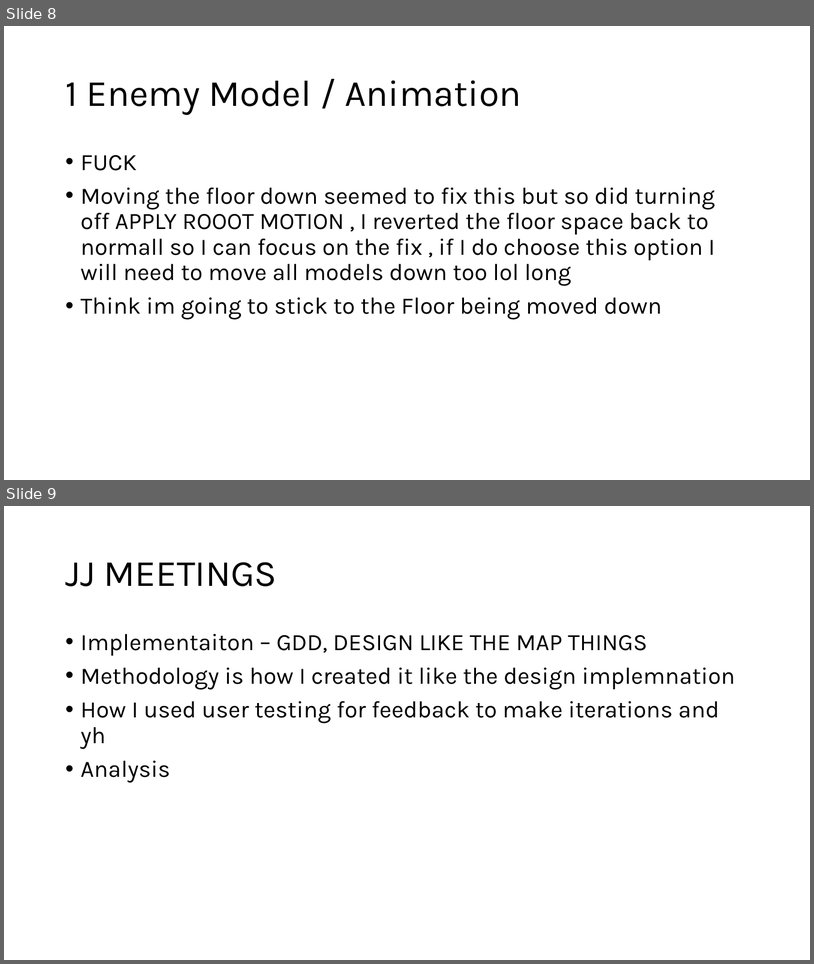
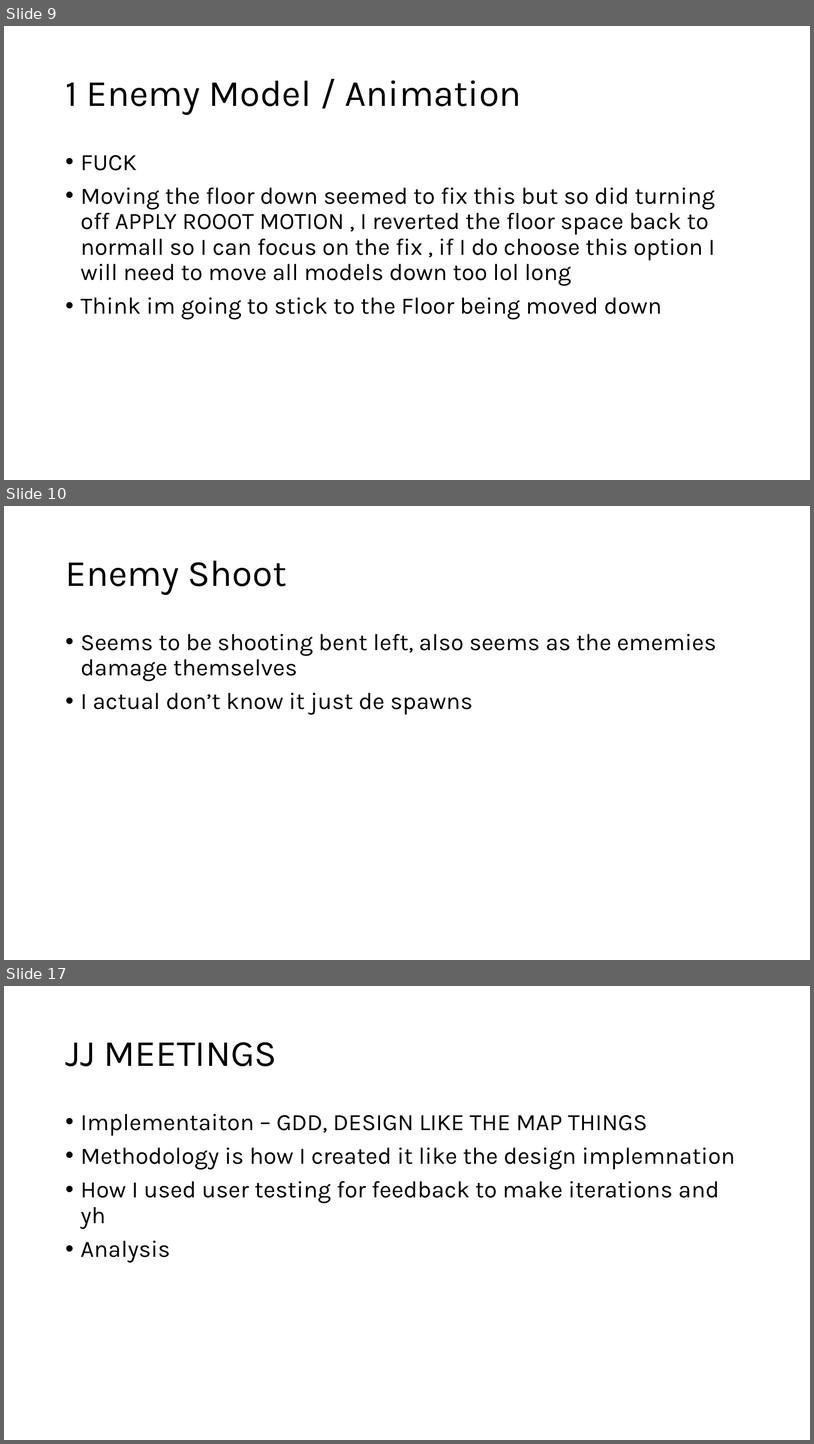
Before and after one commit to Mdot5596/Timeline-Takedown, a slide deck: Documentation/Report/Documentationofstuff.pptx. Shown one above the other, each under a label of ours: slides 8 and 9 before the commit, slides 9, 10 and 17 after it; the slides between them are not shown. The pictures are 814x964 and 814x1444 pixels, drawn with LibreOffice and Linux fonts; fonts in the diff are those of the drawing. Boxes give left, top, right and bottom in pixels: in the first picture for what was removed or moved away, otherwise in the second. Text is boxed around its words. In the diff, an @@ line names an element or a change of style, - is before the commit and + after.

```diff
--- a/Documentation/Report/Documentationofstuff.pptx
+++ b/Documentation/Report/Documentationofstuff.pptx
@@ slide 10 added at (4,506,810,960), background #FFFFFF @@
@@ title added at (65,561,287,595), 44 pt, text #000000 @@
+Enemy Shoot
@@ text added at (81,634,717,715), 28 pt, text #000000 @@
+• Seems to be shooting bent left, also seems as the ememies damage themselves
+• I actual don’t know it just de spawns
@@ what was slide 8 is now slide 9 @@
@@ what was slide 9 is now slide 17 @@
```
Also in this commit, not shown: 1 slide changed, 7 other slides added, 16 other files.
